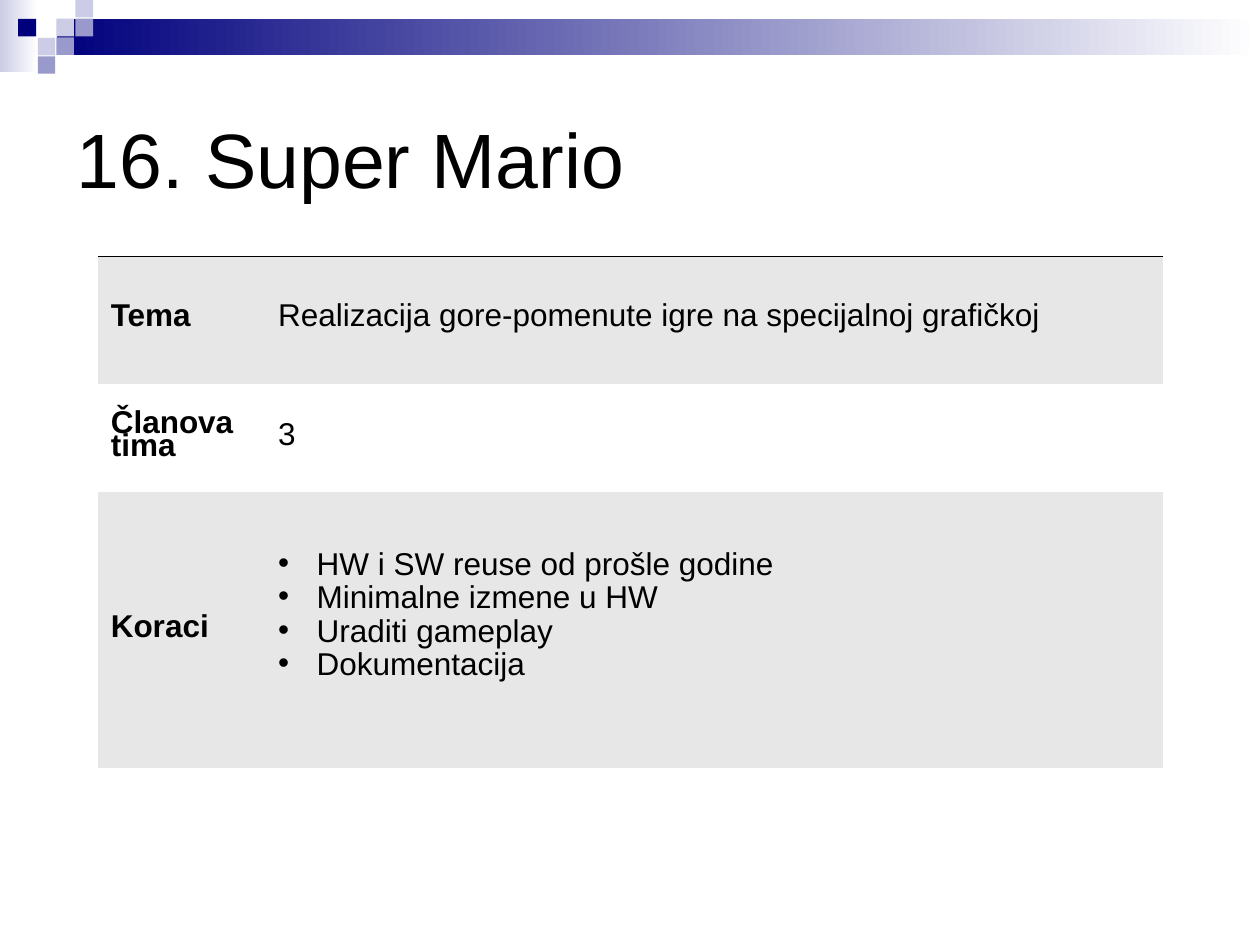
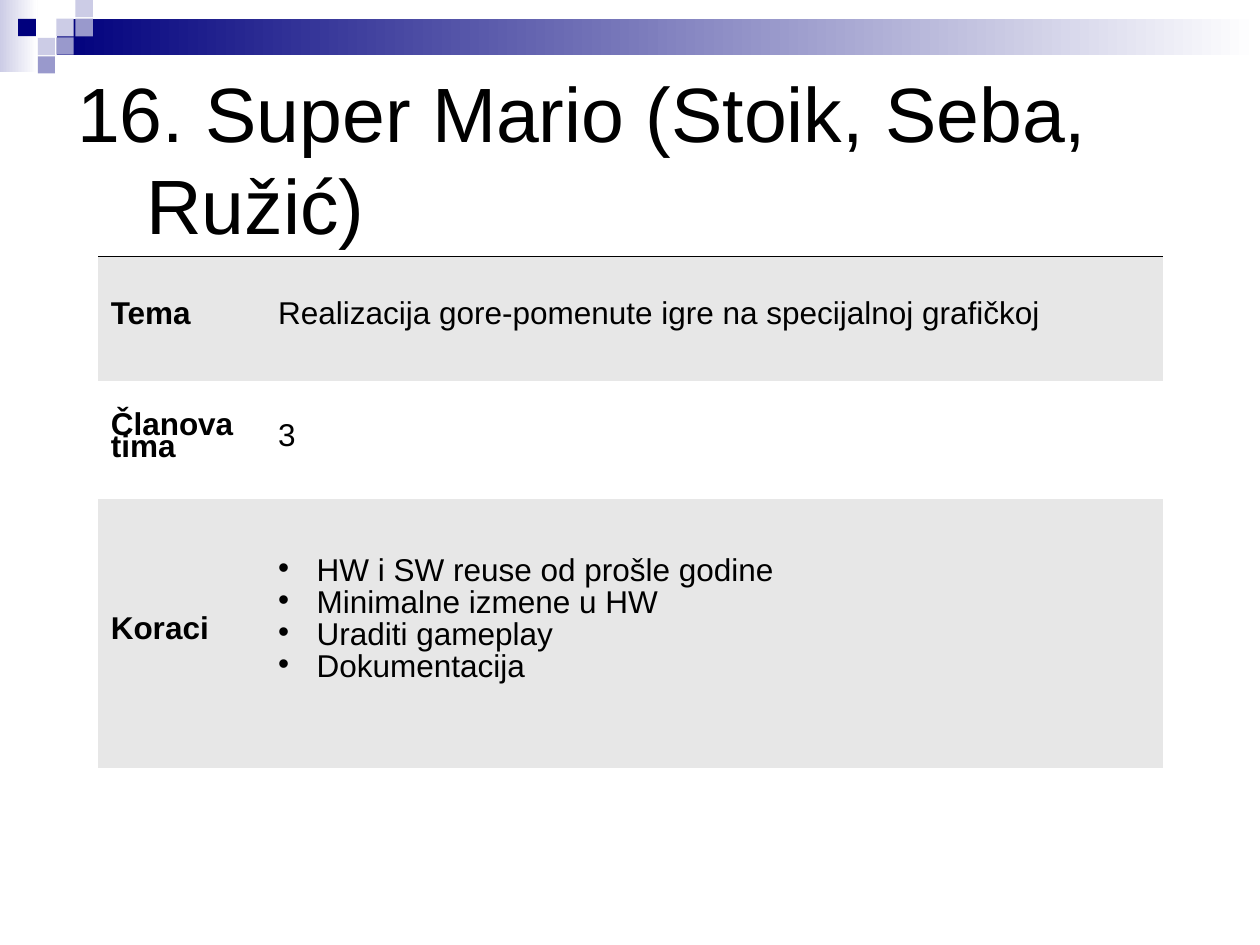
Before and after one commit to stefankoncarevic/projects_2018, a slide deck: slide 18 of LPRS2_projekti.ppt. Drawn at 1260x945 pixels with LibreOffice and Linux fonts; fonts in the diff are those of the drawing. Boxes give left, top, right and bottom in pixels: in the first picture for what was removed or moved away, otherwise in the second. Text is boxed around its words. In the diff, an @@ line names an element or a change of style, - is before the commit and + after.

```diff
--- a/LPRS2_projekti.ppt
+++ b/LPRS2_projekti.ppt
@@ text at (77, 86, 1086, 249): text changed @@
-16. Super Mario
+16. Super Mario (Stoik, Seba, Ružić)
@@ table at (98, 256, 1163, 769) @@
@@ line spacing 0.65 to 0.61 @@
```
Also in this commit, not shown: 19 other slides changed.
